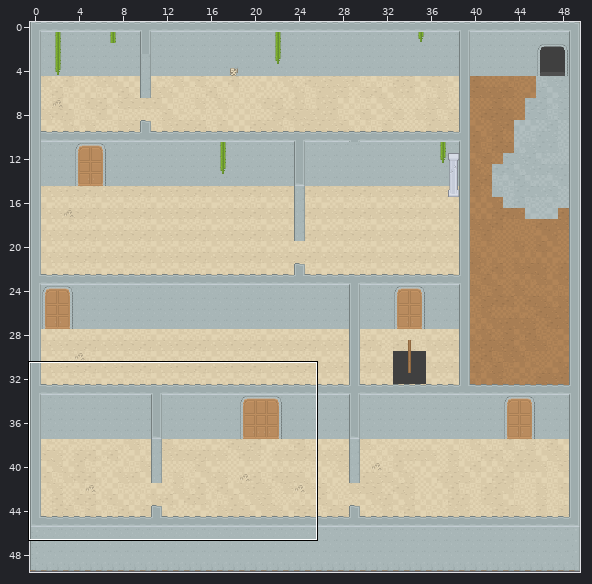
An edit to a level. Tiled map, assets/floorTwoClosed.tmx. The picture above shows the old version from afar; the outline marks the close-up.
Close-up. Earlier state:
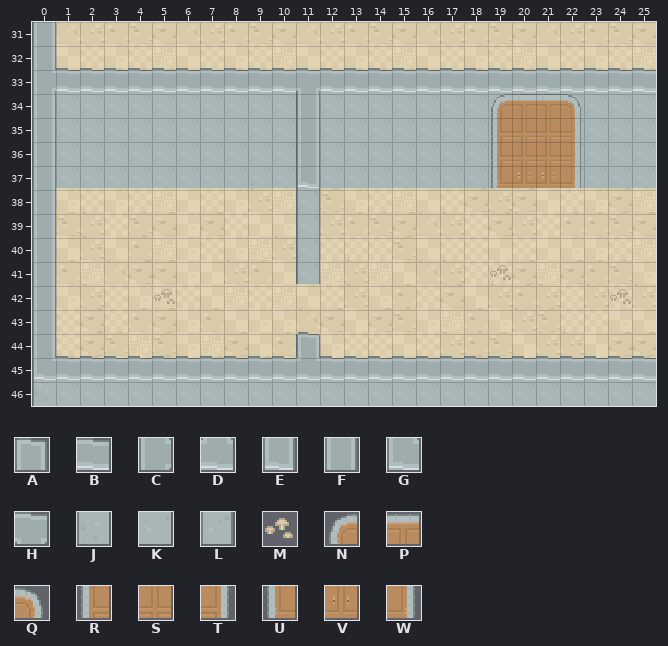
Cells are 16x16 px. Shown: x 0..25, y 31..46. The commit also changed other parts of the map, which this record leaves out.
Key: from "tilemap_packed": A 8, B 10, C 14, D 15, E 36, F 39, G 40, H 43, J 64, K 65, L 67, M 84, N 385, P 386, Q 387, R 413, S 414, T 415, U 441, V 442, W 443.
_ is an empty cell.
Layers that did not change in this view are not listed.
Layer "Wall" before, first column x 0:
31 F_________________________
32 F_________________________
33 CBBBBBBBBBBHBBBBBBBBBBBBBB
34 FKKKKKKKKKKFKKKKKKKKKKKKKK
35 FKKKKKKKKKKFKKKKKKKKKKKKKK
36 FKKKKKKKKKKFKKKKKKKKKKKKKK
37 FKKKKKKKKKKEKKKKKKKKKKKKKK
38 F__________L______________
39 F__________L______________
40 F__________L______________
41 F__________L______________
42 F_________________________
43 F_________________________
44 F__________A______________
45 GBBBBBBBBBBDBBBBBBBBBBBBBB
46 JKKKKKKKKKKKKKKKKKKKKKKKKK
Layer "Decorations" before, first column x 0:
31 __________________________
32 __________________________
33 __________________________
34 ___________________NPPQ___
35 ___________________RSST___
36 ___________________RSST___
37 ___________________UVVW___
38 __________________________
39 __________________________
40 __________________________
41 ___________________M______
42 _____M__________________M_
43 __________________________
44 __________________________
45 __________________________
46 __________________________
And afterwards:
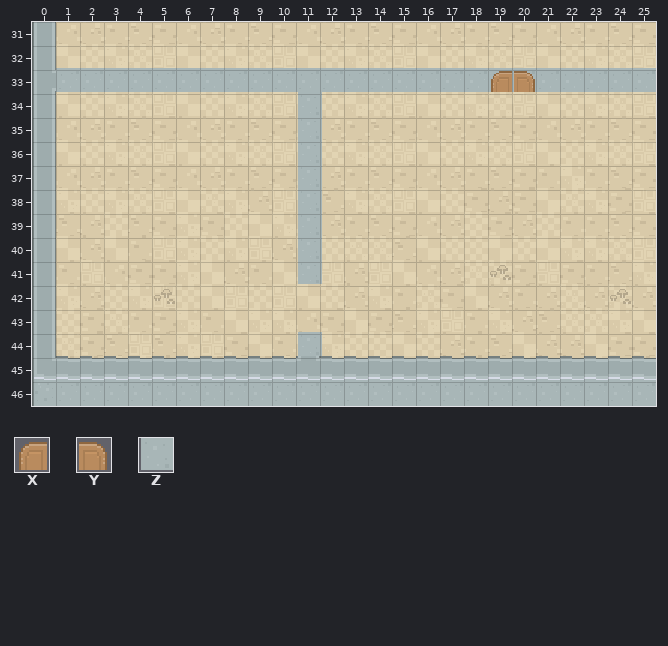
Further tiles: from "tilemap_packed": X 21, Y 21 flipped left-right, Z 65 turned 90.
Changes in this commit:
Changed rows in their new state; . is an unchanged cell.
Layer "Wall":
first column x 1:
33 KKKKKKKKKKKKKKKKKKKKKKKKK
34 __________Z______________
35 __________Z______________
36 __________Z______________
37 __________Z______________
38 ..........Z..............
39 ..........Z..............
40 ..........Z..............
41 ..........Z..............
44 ..........Z..............
Layer "Decorations":
first column x 19:
33 XY..
34 ____
35 ____
36 ____
37 ____
Pixel boxes of the changes (left, top, right, bottom) in both close-ups:
changed: (56, 68, 656, 284)
changed: (296, 332, 322, 356)
